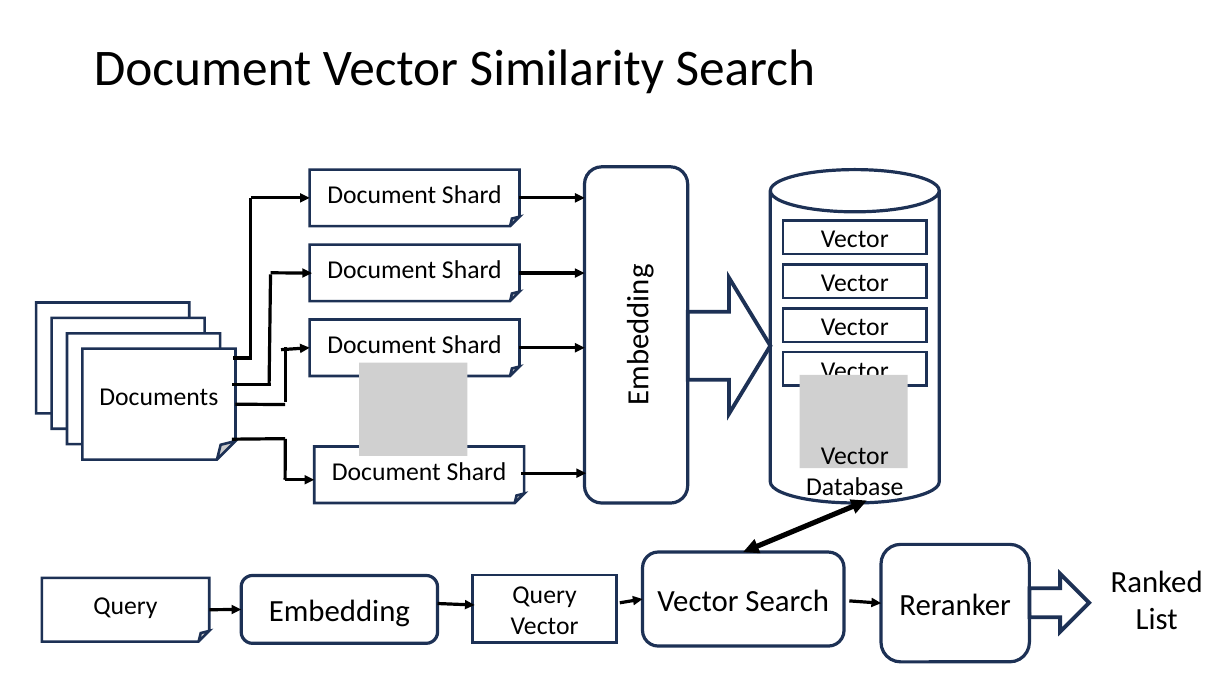
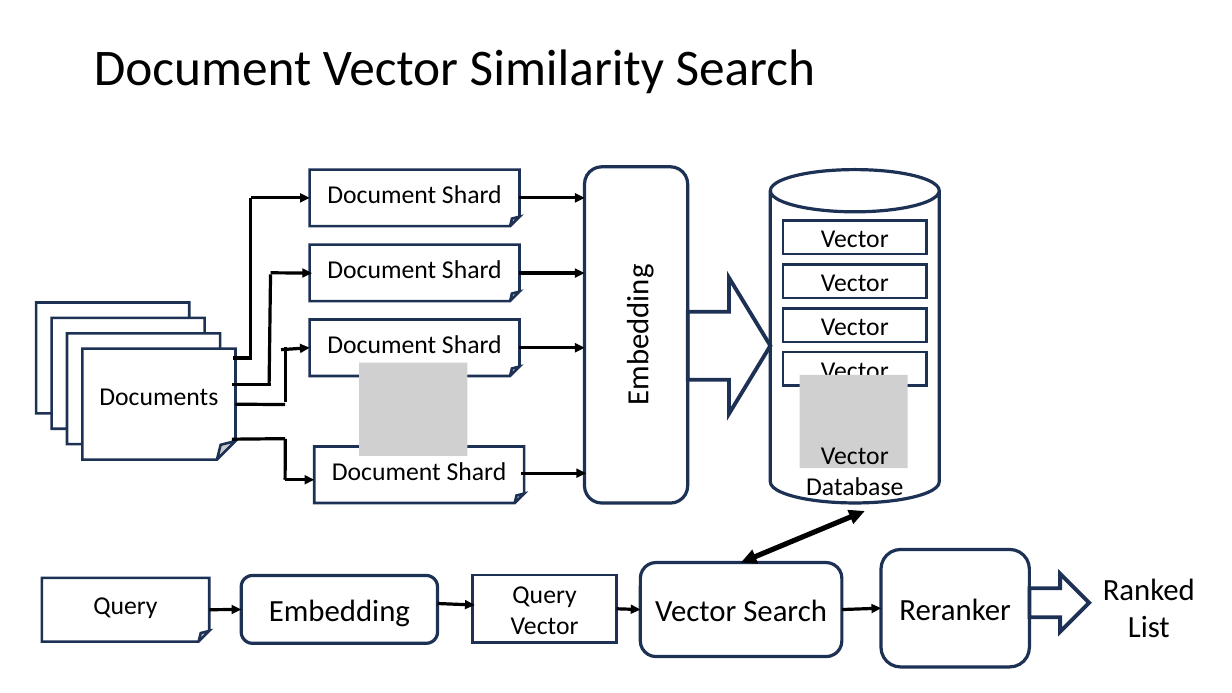
Before and after one commit to harelgabainew/school1, a slide deck: slide 9 of slides/6_InformationRetrivalSearch.pptx. Drawn at 1232x693 pixels with LibreOffice and Linux fonts; fonts in the diff are those of the drawing; grey boxes stand for pictures. Boxes give left, top, right and bottom in pixels: in the first picture for what was removed or moved away, otherwise in the second. Text is boxed around its words. In the diff, an @@ line names an element or a change of style, - is before the commit and + after.

```diff
--- a/slides/6_InformationRetrivalSearch.pptx
+++ b/slides/6_InformationRetrivalSearch.pptx
@@ double arrow moved from (867, 501) - (743, 552) to (865, 511) - (741, 563) @@
@@ rounded rectangle "Vector Search": place and size @@
-rounded rectangle "Vector Search" at bbox=[642, 552, 844, 646]
+rounded rectangle "Vector Search" at bbox=[640, 563, 842, 657]
@@ rounded rectangle "Reranker": place and size @@
-rounded rectangle "Reranker" at bbox=[882, 544, 1031, 662]
+rounded rectangle "Reranker" at bbox=[882, 550, 1031, 667]
@@ text "Ranked List": place and size @@
-text "Ranked List" at bbox=[1111, 570, 1203, 630]
+text "Ranked List" at bbox=[1103, 578, 1195, 638]
@@ arrow moved from (620, 603) - (642, 599) to (616, 609) - (640, 610) @@
@@ arrow moved from (849, 601) - (882, 604) to (842, 610) - (882, 608) @@
```
Also in this commit, not shown: 3 other slides changed.
